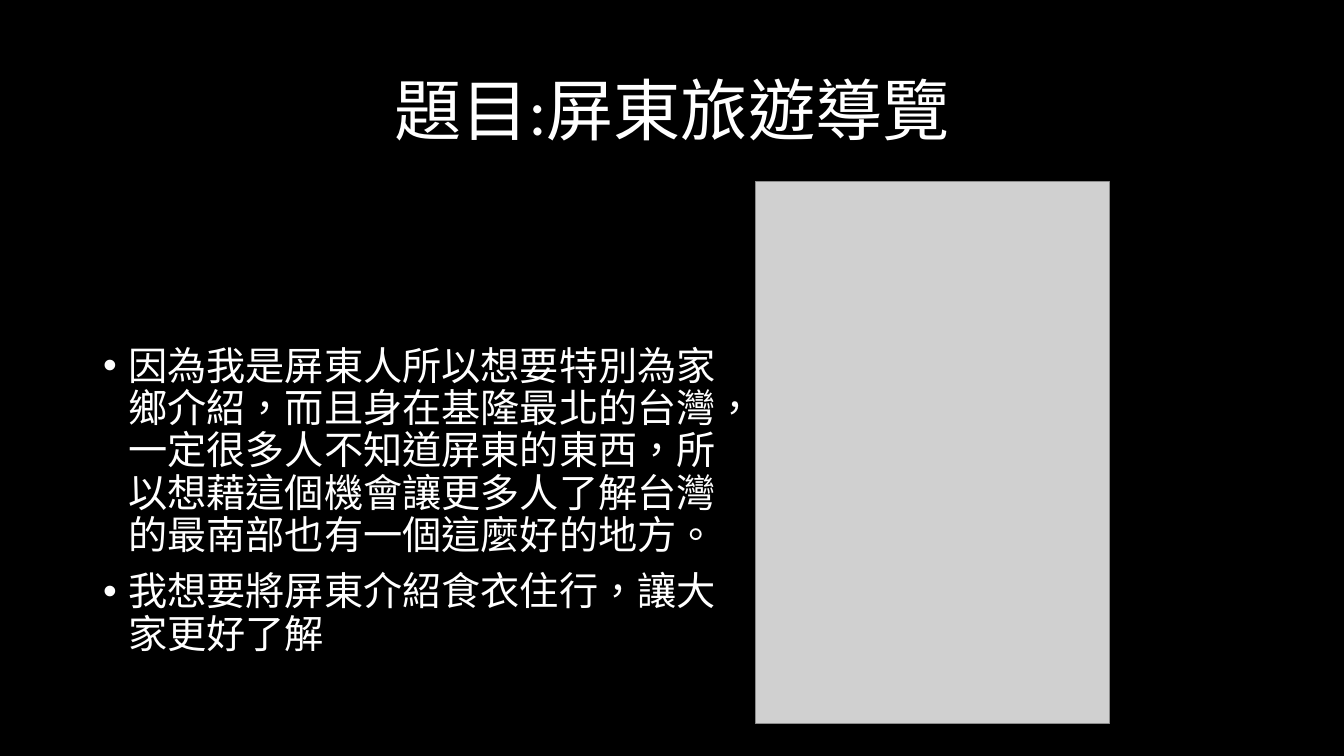
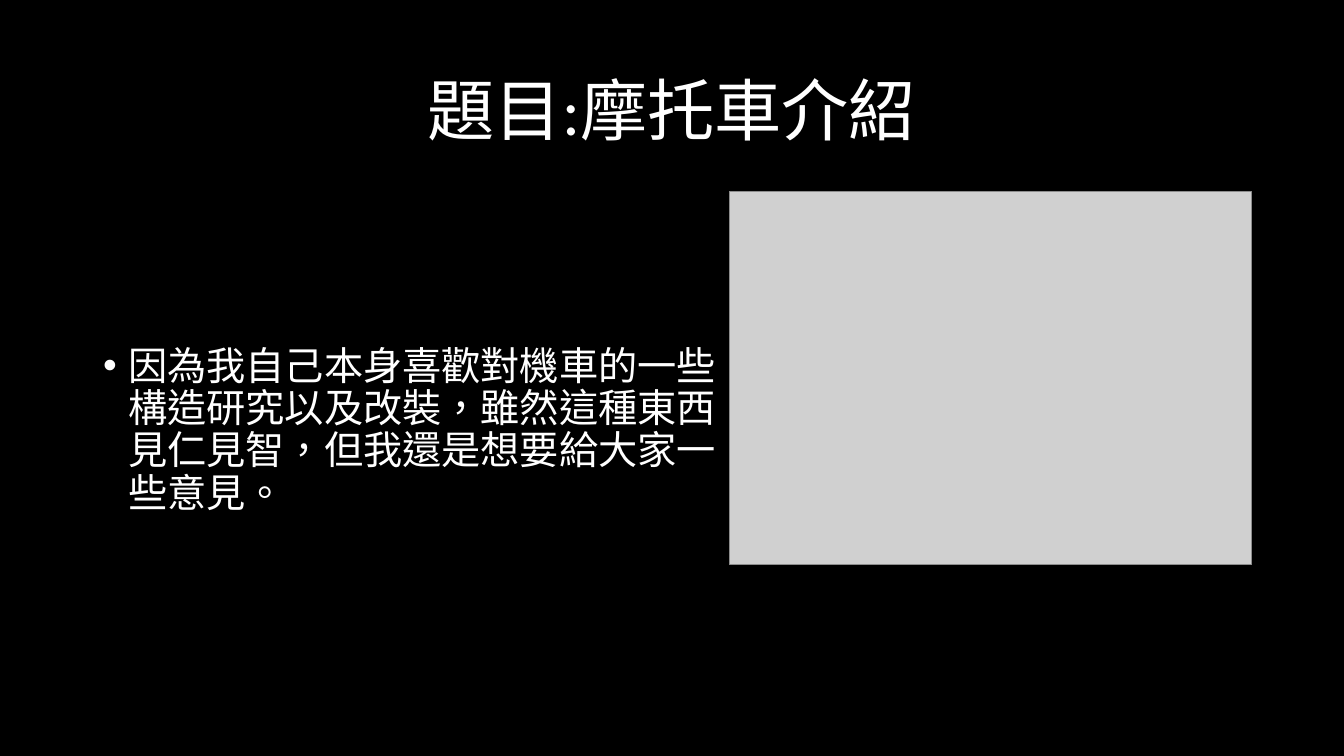
Before and after one commit to 00757107/00757107.github.io, a slide deck: slide 3 of hung/project.pptx (slide 2 before the commit). Drawn at 1344x756 pixels with LibreOffice and Linux fonts; fonts in the diff are those of the drawing; grey boxes stand for pictures. Boxes give left, top, right and bottom in pixels: in the first picture for what was removed or moved away, otherwise in the second. Text is boxed around its words. In the diff, an @@ line names an element or a change of style, - is before the commit and + after.

```diff
--- a/hung/project.pptx
+++ b/hung/project.pptx
@@ title at <box>428,78,916,141</box>: text changed @@
-題目:屏東旅遊導覽
+題目:摩托車介紹
@@ picture: place and size @@
-picture at <box>755,181,1109,723</box>
+picture at <box>730,192,1252,565</box>
@@ text at <box>128,347,715,510</box>: text changed @@
-• 因為我是屏東人所以想要特別為家鄉介紹，而且身在基隆最北的台灣，一定很多人不知道屏東的東西，所以想藉這個機會讓更多人了解台灣的最南部也有一個這麼好的地方。
-• 我想要將屏東介紹食衣住行，讓大家更好了解
+• 因為我自己本身喜歡對機車的一些構造研究以及改裝，雖然這種東西見仁見智，但我還是想要給大家一些意見。
```
Also in this commit, not shown: 2 other slides changed, 1 slide added, 1 slide removed.
